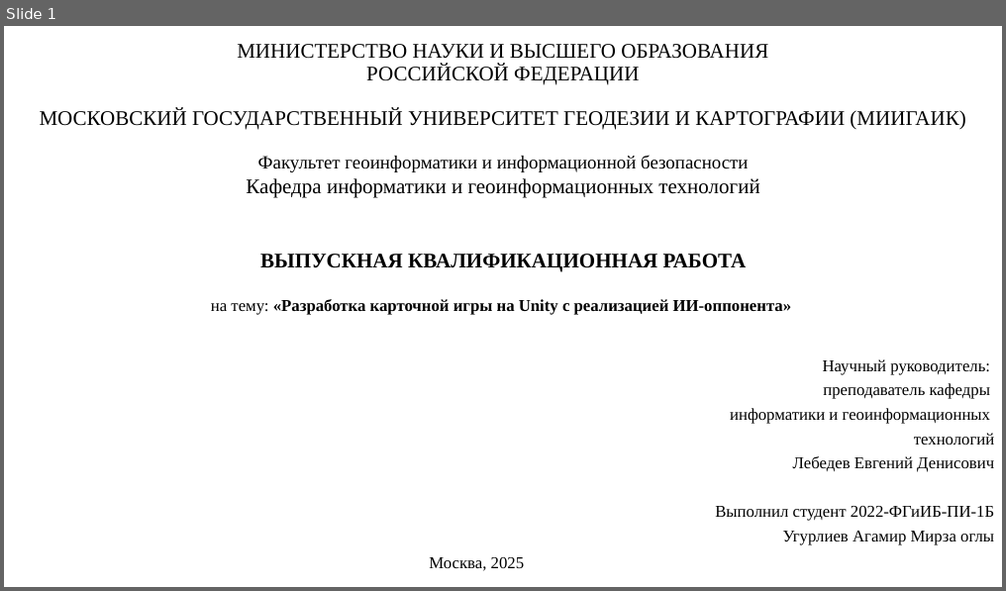
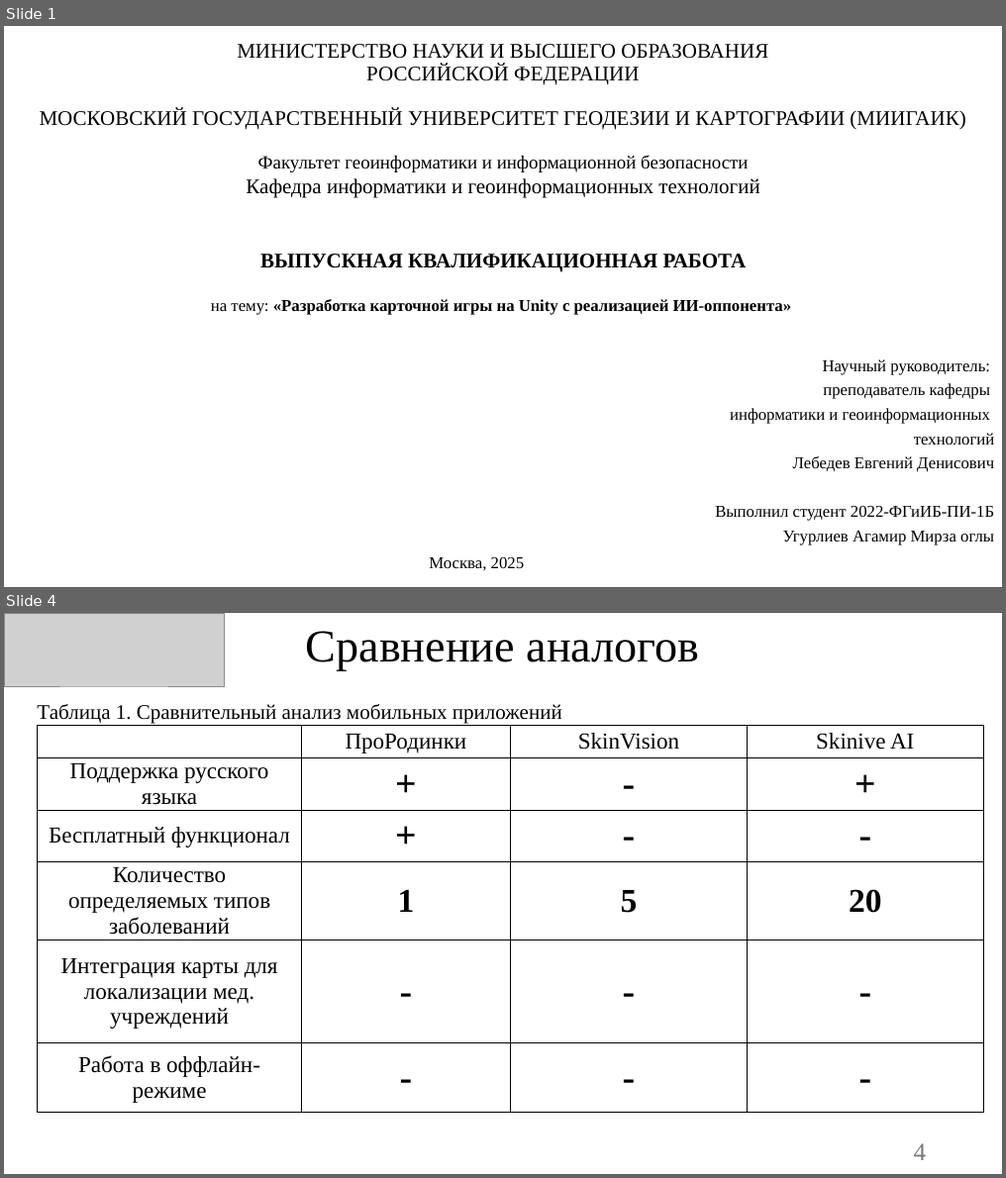
Before and after one commit to Owl-Man/ISPM, a slide deck: УПИС_Задание_№10/Презентация Diceville.pptx. Shown one above the other, each under a label of ours: slide 1 before the commit, slides 1 and 4 after it; the slides between them are not shown. The pictures are 1006x591 and 1006x1178 pixels, drawn with LibreOffice and Linux fonts; fonts in the diff are those of the drawing; grey boxes stand for pictures; background and template pictures are left out. Boxes give left, top, right and bottom in pixels: in the first picture for what was removed or moved away, otherwise in the second. Text is boxed around its words. In the diff, an @@ line names an element or a change of style, - is before the commit and + after.

```diff
--- a/УПИС_Задание_№10/Презентация Diceville.pptx
+++ b/УПИС_Задание_№10/Презентация Diceville.pptx
@@ slide 4 added at bbox=[4, 613, 1002, 1174], background picture (left out) @@
@@ picture added at bbox=[4, 613, 224, 686] @@
@@ title added at bbox=[306, 631, 700, 670], 44 pt, text #000000 @@
+Сравнение аналогов
@@ text added at bbox=[37, 704, 562, 723], 20 pt, text #000000 @@
+Таблица 1. Сравнительный анализ мобильных приложений
@@ table added at bbox=[38, 725, 984, 1122], 6 rows, 4 columns @@
+ | ПроРодинки | SkinVision | Skinive AI
+Поддержка русского языка | + | - | +
+Бесплатный функционал | + | - | -
+Количество определяемых типов заболеваний | 1 | 5 | 20
+Интеграция карты для локализации мед. учреждений | - | - | -
+Работа в оффлайн-режиме | - | - | -
@@ page number added at bbox=[914, 1144, 927, 1160], 24 pt, text #797979 @@
+4
```
Also in this commit, not shown: 1 slide changed, 1 other slide added.
